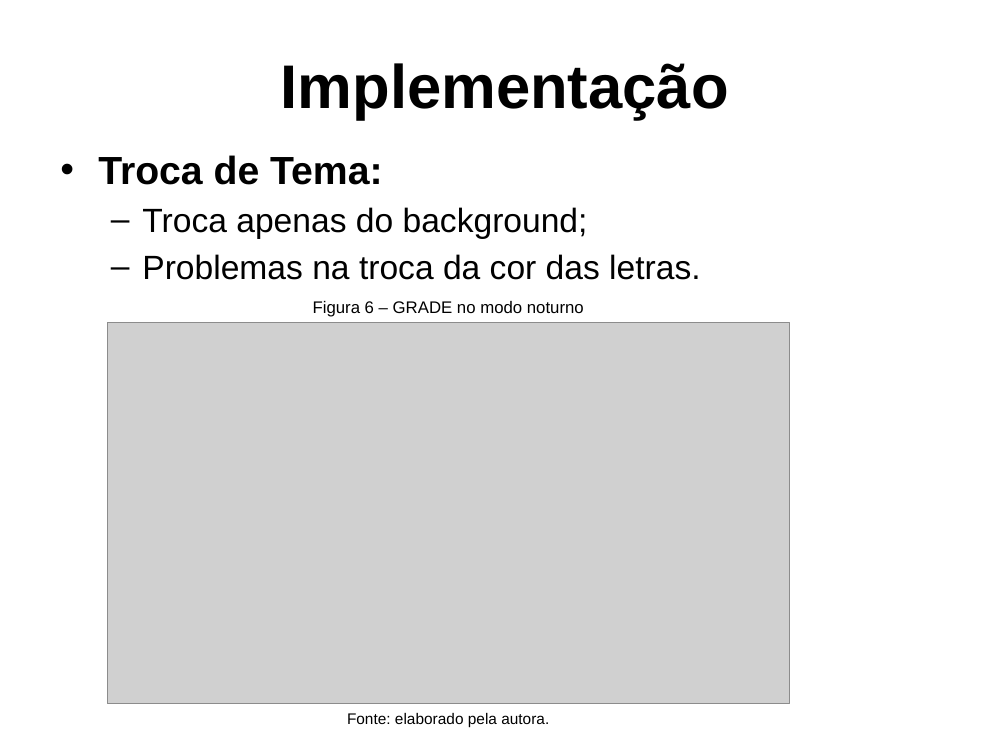
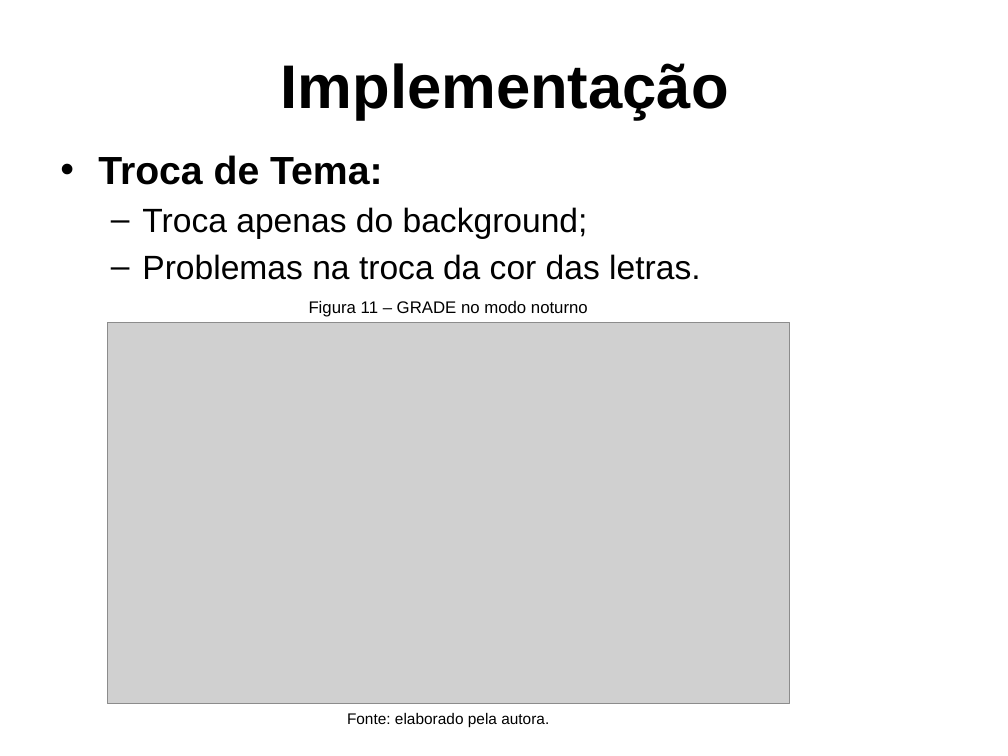
Before and after one commit to PanicAThePython/tcc_NataliaSensWeise, a slide deck: slide 25 of Slides_NataliaSensWeise.pptx (slide 20 before the commit). Drawn at 1008x756 pixels with LibreOffice and Linux fonts; fonts in the diff are those of the drawing; grey boxes stand for pictures; background and template pictures are left out. Boxes give left, top, right and bottom in pixels: in the first picture for what was removed or moved away, otherwise in the second. Text is boxed around its words. In the diff, an @@ line names an element or a change of style, - is before the commit and + after.

```diff
--- a/Slides_NataliaSensWeise.pptx
+++ b/Slides_NataliaSensWeise.pptx
@@ text at [309, 301, 588, 317]: text changed @@
-Figura 6 – GRADE no modo noturno
+Figura 11 – GRADE no modo noturno
```
Also in this commit, not shown: 14 other slides changed, 5 slides added, 6 other files.
